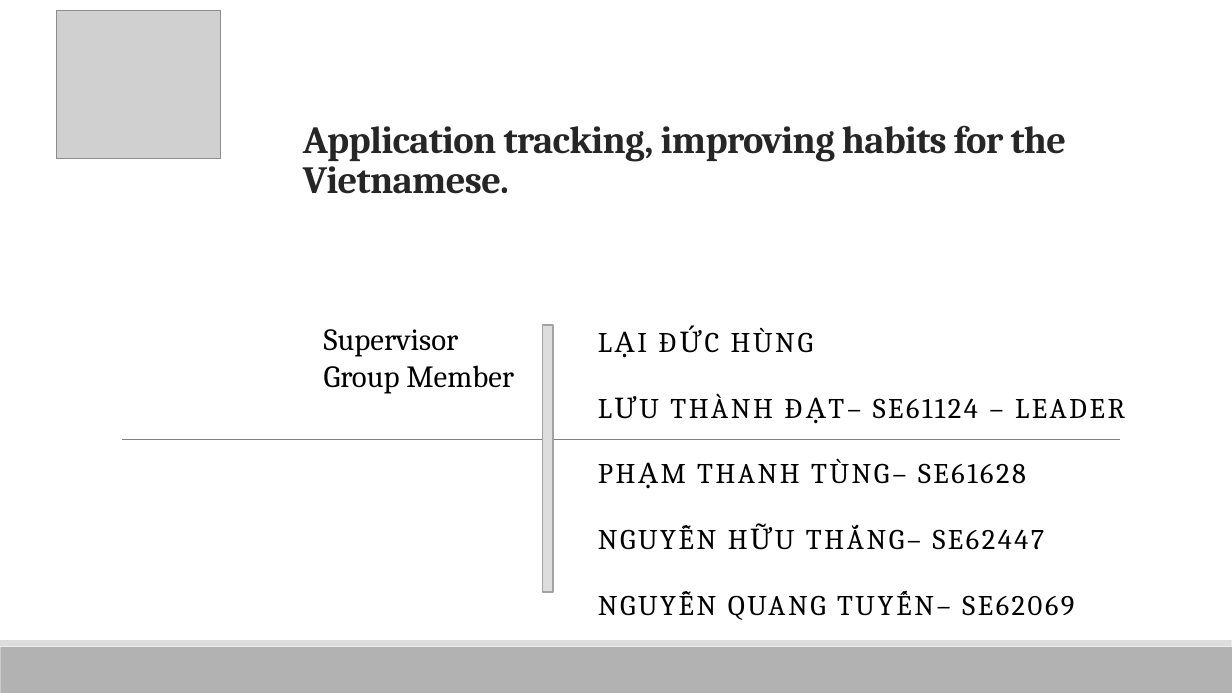
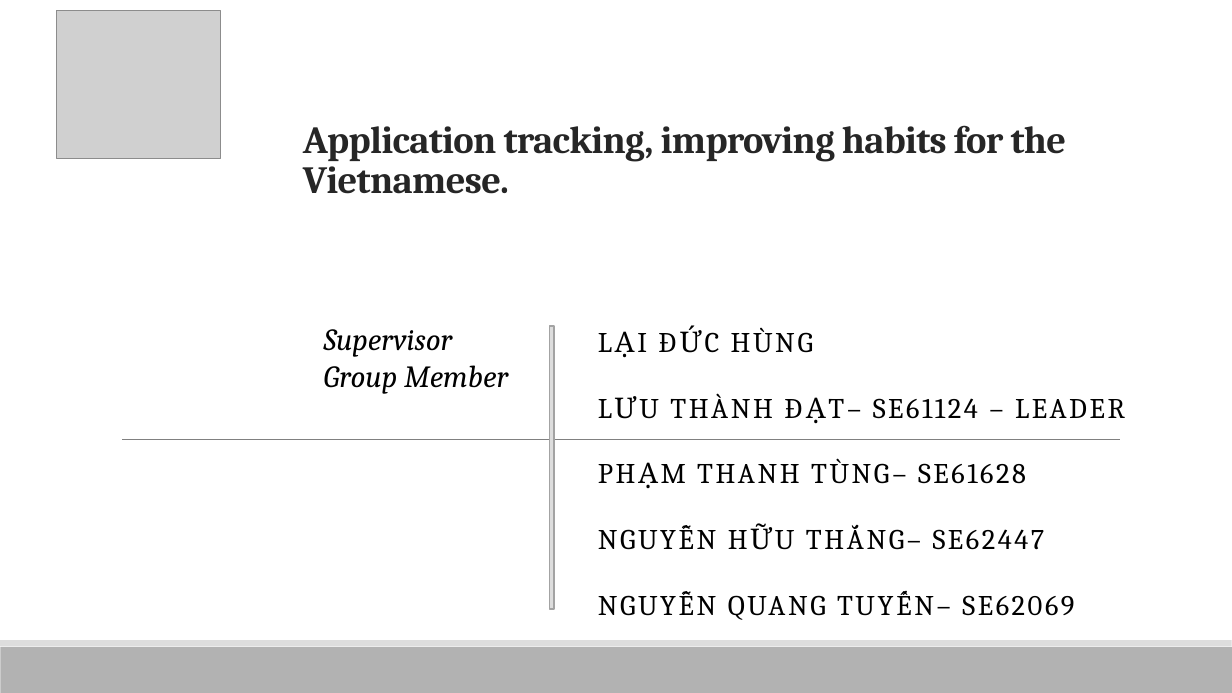
Before and after one commit to vnhabittracker/VHT-Server, a slide deck: slide 1 of VHT.pptx. Drawn at 1232x693 pixels with LibreOffice and Linux fonts; fonts in the diff are those of the drawing; grey boxes stand for pictures. Boxes give left, top, right and bottom in pixels: in the first picture for what was removed or moved away, otherwise in the second. Text is boxed around its words. In the diff, an @@ line names an element or a change of style, - is before the commit and + after.

```diff
--- a/VHT.pptx
+++ b/VHT.pptx
@@ text "Supervisor" at (x1=324, y1=329, x2=508, y2=394): italic on @@
@@ rectangle resized from (x1=543, y1=325, x2=553, y2=592) to (x1=550, y1=326, x2=555, y2=609) @@
```
Also in this commit, not shown: 2 slides added.
